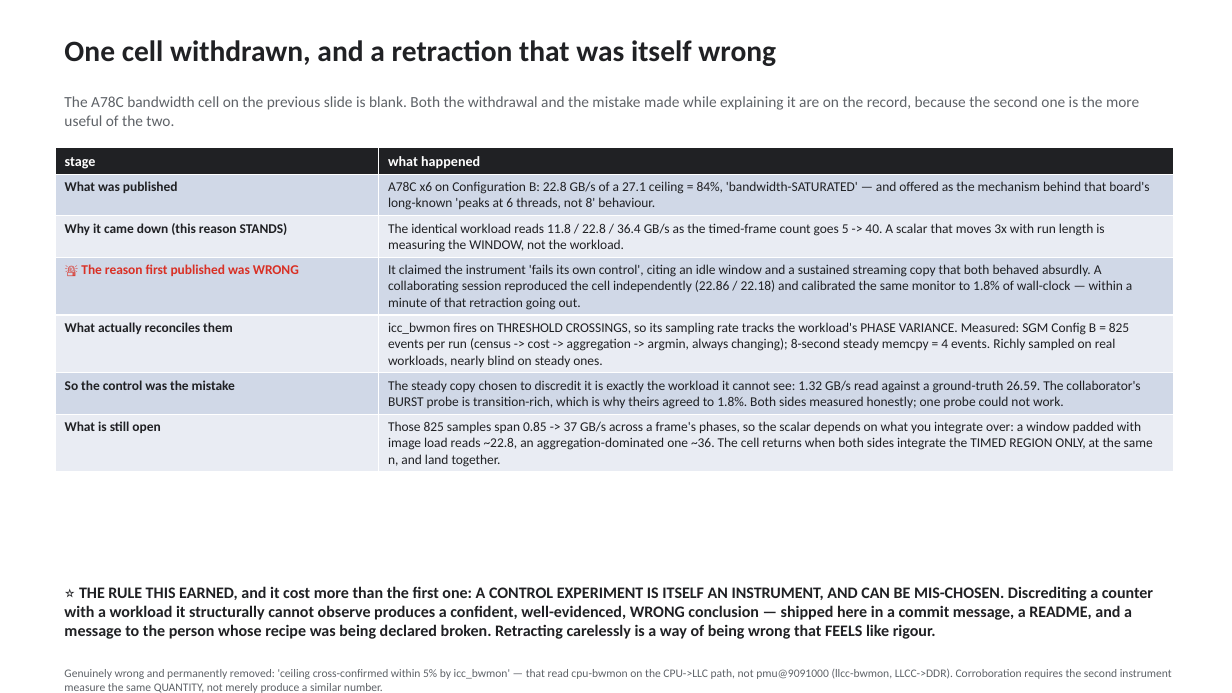
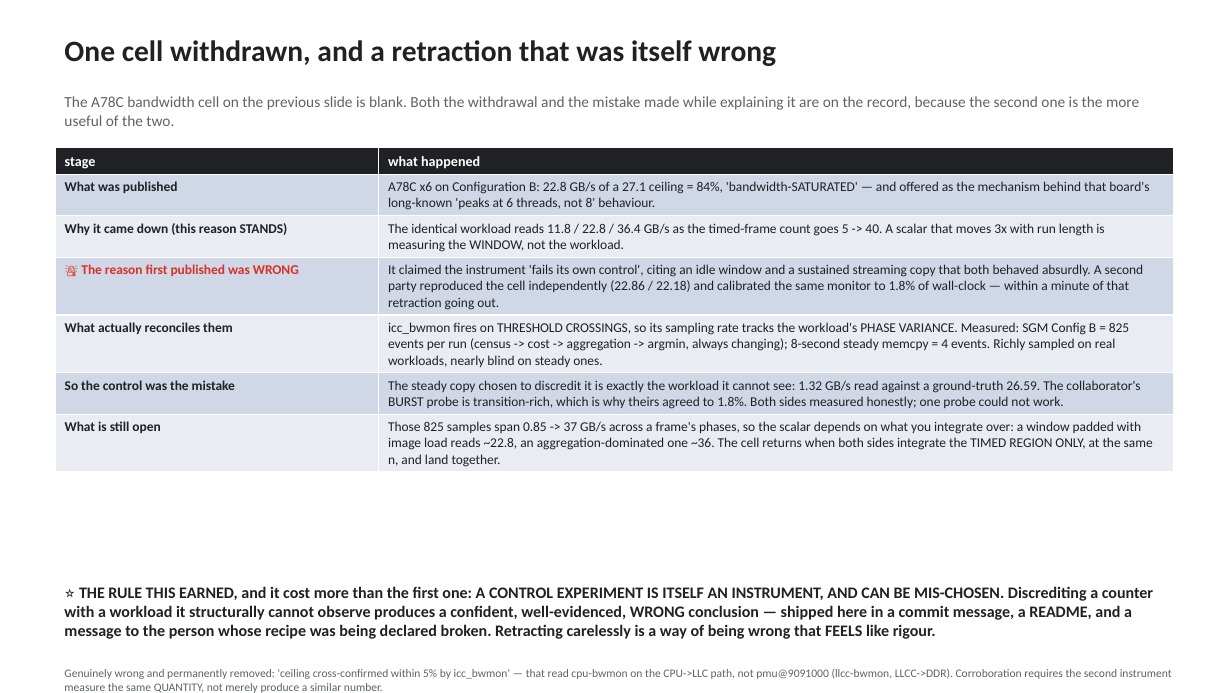
Before and after one commit to kylefoxaustin/sgm-bench, a slide deck: slide 4 of docs/sgm-results.pptx. Drawn at 1232x693 pixels with LibreOffice and Linux fonts; fonts in the diff are those of the drawing. Boxes give left, top, right and bottom in pixels: in the first picture for what was removed or moved away, otherwise in the second. Text is boxed around its words. In the diff, an @@ line names an element or a change of style, - is before the commit and + after.

Commit message:
single authorship: drop the separate-contributor framing throughout
Every 'contributed by...', 'not my work' and 'credited as theirs' line is
gone, along with sixteen references to a separate session in REPORT.md and
five more in the harness, the gitignore, the scripts and the deck generator.
The HVX kernels and the column-major experiment are simply part of the work,
and THIRD-PARTY.md now says so: the Middlebury figure is the ONLY third-party
material in the repository.

Two claims were deliberately NOT rewritten into first person, because doing
so would have made them false as well as weaker -- you cannot independently
reproduce your own result. The A78C bwmon cell and the real-imagery accuracy
trio are still described as independently reproduced, on separate hardware,
by measurements this project did not run. The actor is no longer named; the
independence is what carries the evidence, so it stays.

```diff
--- a/docs/sgm-results.pptx
+++ b/docs/sgm-results.pptx
@@ table at (x1=55, y1=148, x2=1174, y2=471) @@
-row 4, column 2: It claimed the instrument 'fails its own control', citing an idle window and a sustained streaming copy that both behaved absurdly. A collaborating session reproduced the cell independently (22.86 / 22.18) and calibrated the same monitor to 1.8% of wall-clock — within a minute of that retraction going out.
+row 4, column 2: It claimed the instrument 'fails its own control', citing an idle window and a sustained streaming copy that both behaved absurdly. A second party reproduced the cell independently (22.86 / 22.18) and calibrated the same monitor to 1.8% of wall-clock — within a minute of that retraction going out.
```
Also in this commit, not shown: 1 other slide changed, 9 other files.
